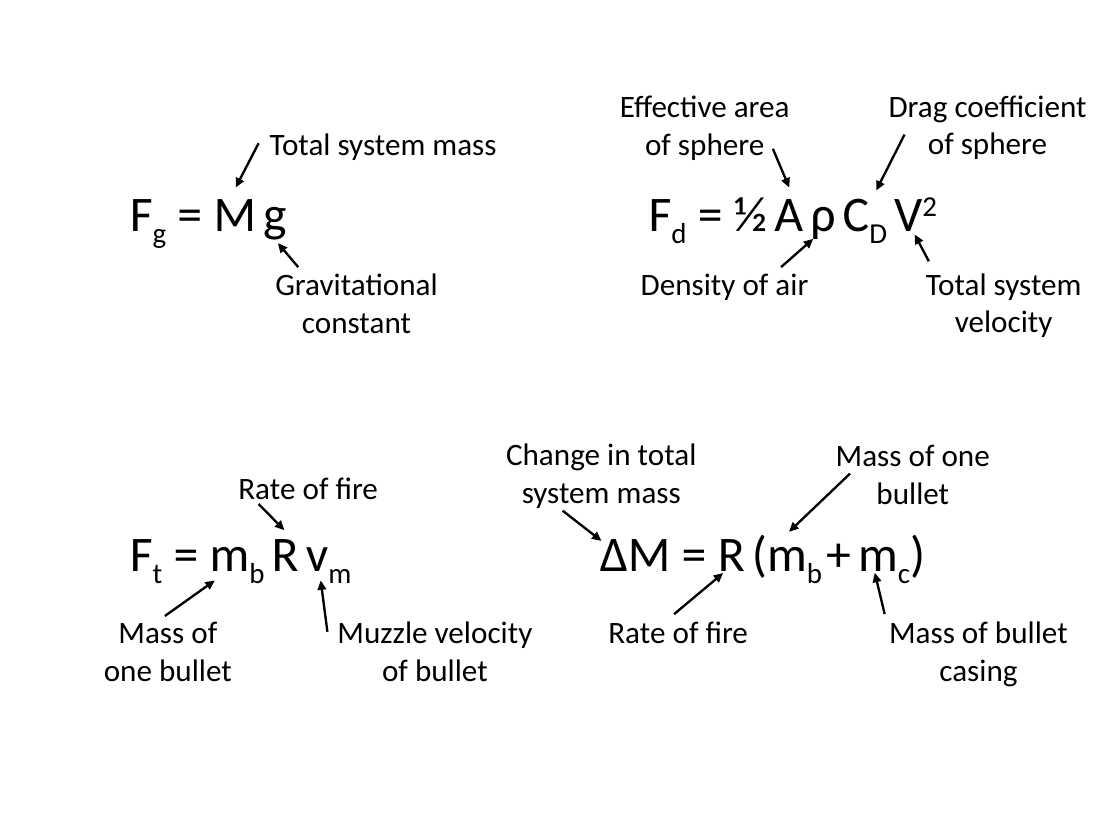
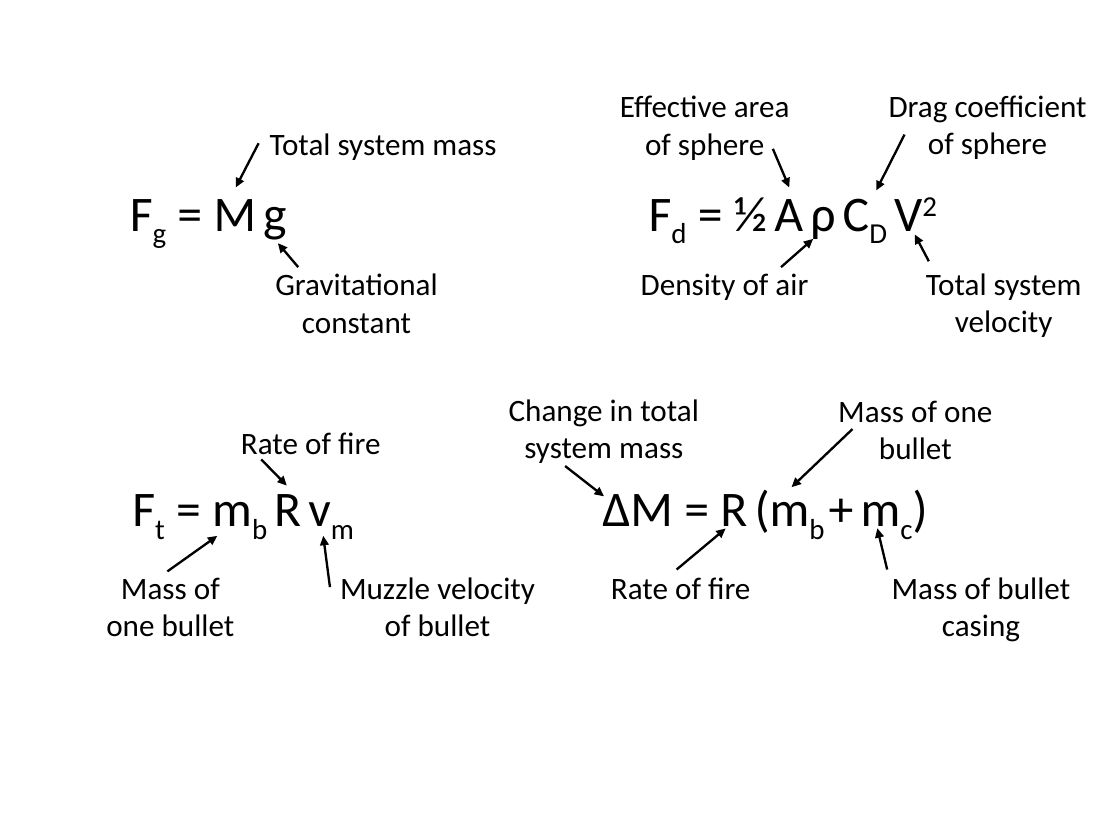
Before and after one commit to LizLeadley/Machine-Gun-Jetpack, a slide deck: slide 2 of Forces used.pptx. Drawn at 1120x840 pixels with LibreOffice and Linux fonts; fonts in the diff are those of the drawing. Boxes give left, top, right and bottom in pixels: in the first picture for what was removed or moved away, otherwise in the second. Text is boxed around its words. In the diff, an @@ line names an element or a change of style, - is before the commit and + after.

Commit message:
minor updates to images and major updates to poster

```diff
--- a/Forces used.pptx
+++ b/Forces used.pptx
@@ 4 texts, 2 arrows: place and size @@
-4 texts, 2 arrows at box(104, 477, 748, 682)
+4 texts, 2 arrows at box(106, 432, 750, 637)
@@ 5 texts, 5 arrows: place and size @@
-5 texts, 5 arrows at box(165, 443, 1068, 687)
+5 texts, 5 arrows at box(167, 399, 1070, 642)
```
Also in this commit, not shown: 2 other files.
